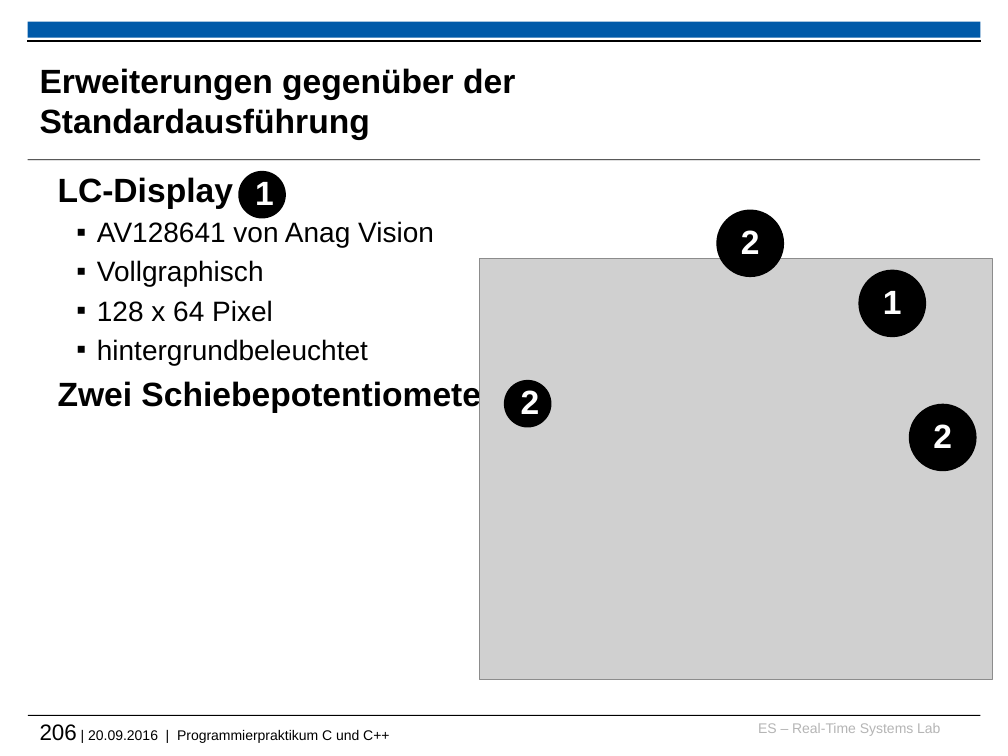
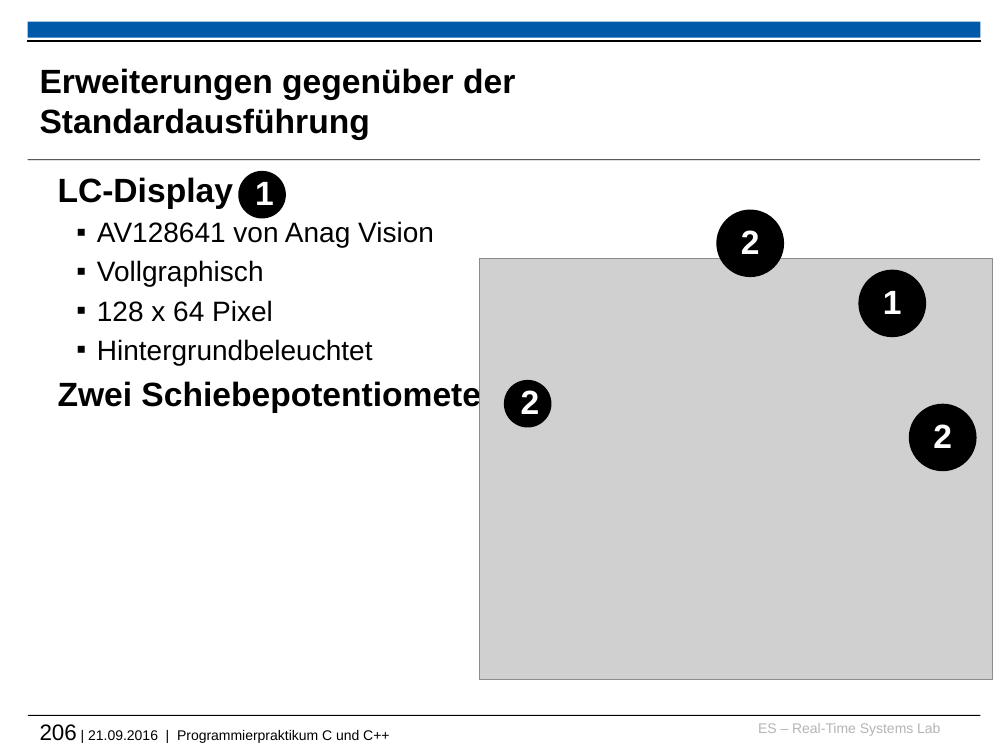
Before and after one commit to h82k/tud-cppp, a slide deck: slide 206 of cppp_lecture.pptx. Drawn at 1008x756 pixels with LibreOffice and Linux fonts; fonts in the diff are those of the drawing; grey boxes stand for pictures; background and template pictures are left out. Boxes give left, top, right and bottom in pixels: in the first picture for what was removed or moved away, otherwise in the second. Text is boxed around its words. In the diff, an @@ line names an element or a change of style, - is before the commit and + after.

```diff
--- a/cppp_lecture.pptx
+++ b/cppp_lecture.pptx
@@ text at box(97, 339, 373, 365): text changed @@
-    ▪ hintergrundbeleuchtet
+    ▪ Hintergrundbeleuchtet
@@ text at box(40, 724, 389, 743): text changed @@
-206 | 20.09.2016 | Programmierpraktikum C und C++
+206 | 21.09.2016 | Programmierpraktikum C und C++
```
Also in this commit, not shown: 4 other slides changed, 1 slide added, 1 other file.
